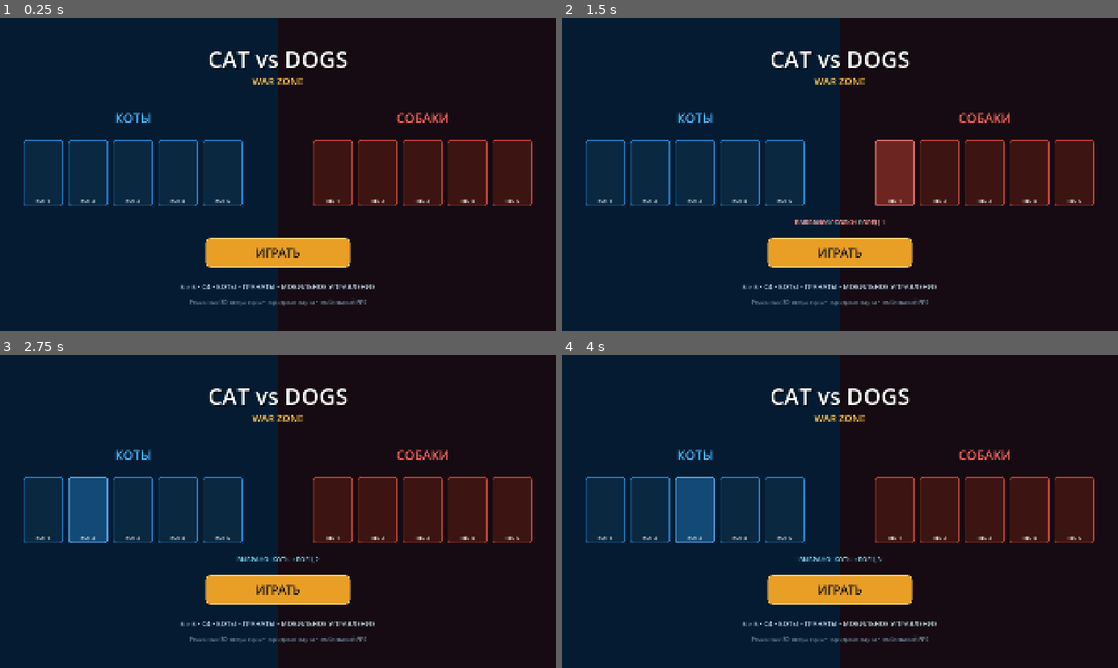
Above: before the commit, frames 1-4 (two rows, left to right).
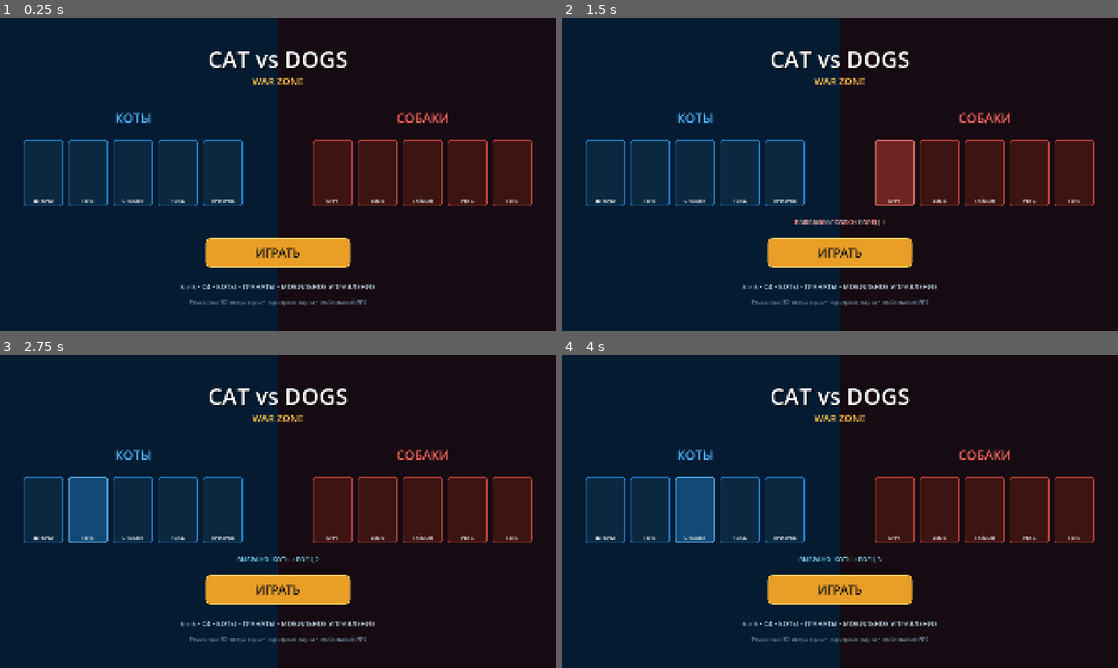
Above: after the commit, the same moments.

Repository: alexerrove-dotcom/photo-effect
Game: Godot game, scene res://main.tscn
Two runs of this game, one before a commit and one after it. Both use one fixed random seed, a clock stepped at 60 frames per second and the inputs below.
Inputs (mouse positions are in pixels of both pictures, inside the frame that each line leads up to):
- Up to frame 1 (0.25 s): no input
- Up to frame 2 (1.5 s): click (606, 174) at 0.5 s, where only the run after the commit has a clickable "ШТОРМ"; click (895, 174) at 1.25 s, where only the run after the commit has a clickable "БРУТ"
- Up to frame 3 (2.75 s): click (88, 511) at 2 s, where only the run after the commit has a clickable "ТЕНЬ"
- Up to frame 4 (4 s): click (940, 511) at 2.75 s, where only the run after the commit has a clickable "ВОЛК"; click (695, 511) at 3.5 s, where only the run after the commit has a clickable "СНЕЖОК"

The runs differ from the first frame. In frame 1, 0.3% of the frame differs, in the area x 6-94%, y 56-60%; in frame 2, 0.3%; in frame 3, 0.3%; in frame 4, 0.3%.

Commit message:
Match operator names to Cat vs Dogs concept

Diff:
--- a/catdogs/main.gd
+++ b/catdogs/main.gd
@@ -524,11 +524,13 @@
     _label(bg,"КОТЫ",Vector2(90,310),Vector2(740,70),44,Color("53b9ff"),HORIZONTAL_ALIGNMENT_CENTER)
     _label(bg,"СОБАКИ",Vector2(1090,310),Vector2(740,70),44,Color("ff6960"),HORIZONTAL_ALIGNMENT_CENTER)
 
+    var cat_names := ["ШТОРМ","ТЕНЬ","СНЕЖОК","РЫСЬ","ПРИЗРАК"]
+    var dog_names := ["БРУТ","ВОЛК","ТАЙСОН","РЕКС","ТЕНЬ"]
     for i in range(5):
-        var cb := _menu_card(bg, Vector2(80+i*155,420), Vector2(138,230), "КОТ %d" % (i+1), Color("2385d5"), i, 0)
-        var db := _menu_card(bg, Vector2(1080+i*155,420), Vector2(138,230), "ПЁС %d" % (i+1), Color("c7443d"), i, 1)
-        cb.tooltip_text = "Штурм / разведка / поддержка"
-        db.tooltip_text = "Штурм / защита / контроль"
+        var cb := _menu_card(bg, Vector2(80+i*155,420), Vector2(138,230), cat_names[i], Color("2385d5"), i, 0)
+        var db := _menu_card(bg, Vector2(1080+i*155,420), Vector2(138,230), dog_names[i], Color("c7443d"), i, 1)
+        cb.tooltip_text = "Коты • оперативник"
+        db.tooltip_text = "Собаки • оперативник"
 
     var start := Button.new()
     start.text = "ИГРАТЬ"
